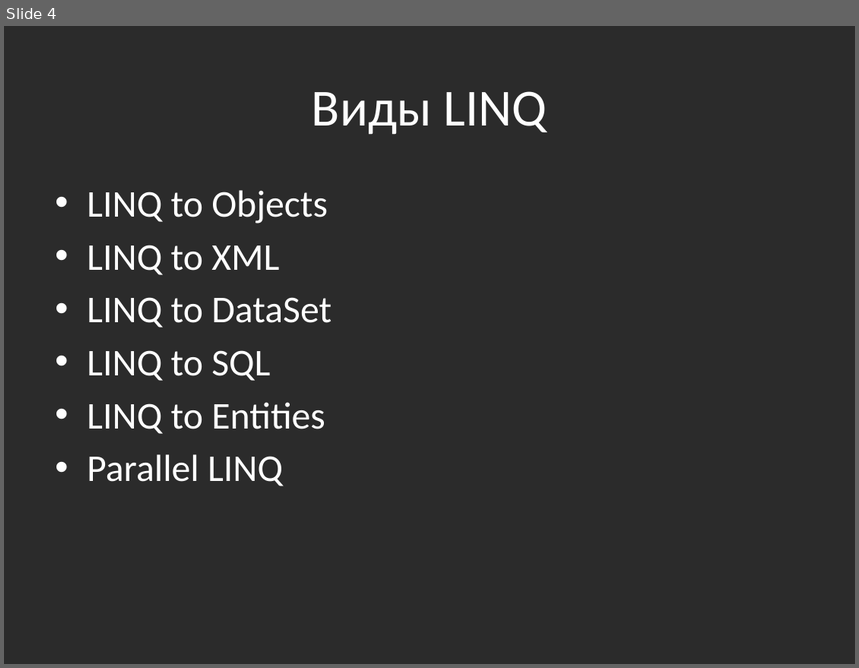
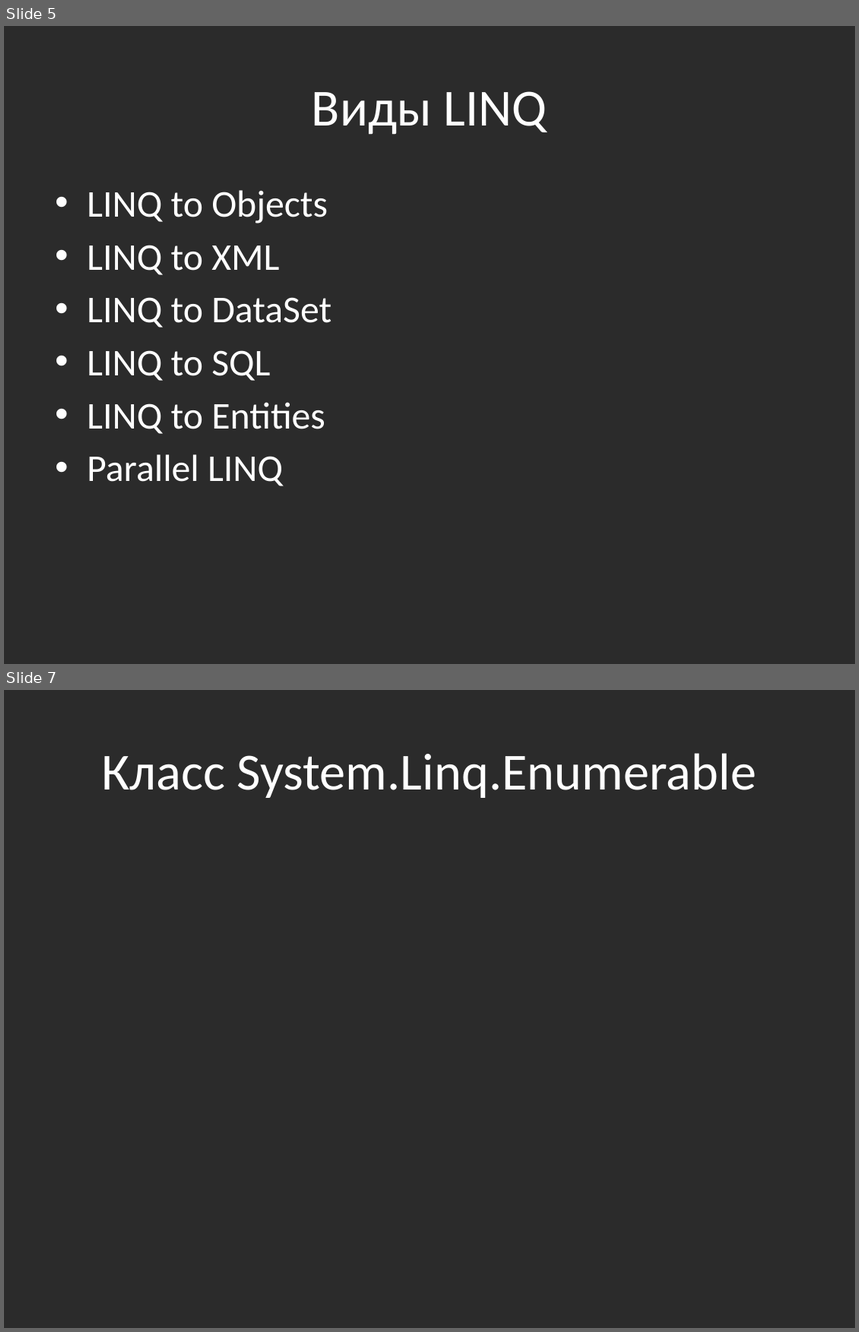
Before and after one commit to bazile/Training, a slide deck: Presentation/lesson-11.pptx. Shown one above the other, each under a label of ours: slide 4 before the commit, slides 5 and 7 after it; the slides between them are not shown. The pictures are 859x668 and 859x1332 pixels, drawn with LibreOffice and Linux fonts; fonts in the diff are those of the drawing; background and template pictures are left out; a plain dark background stands for a picture behind light text. Boxes give left, top, right and bottom in pixels: in the first picture for what was removed or moved away, otherwise in the second. Text is boxed around its words. In the diff, an @@ line names an element or a change of style, - is before the commit and + after.

Commit message:
Updated LINQ presentation
Extension methods, morelinq library

```diff
--- a/Presentation/lesson-11.pptx
+++ b/Presentation/lesson-11.pptx
@@ slide 7 added at box(4, 690, 855, 1328), background picture (left out) @@
@@ title added at box(102, 753, 756, 798), 44 pt, text #FFFFFF @@
+Класс System.Linq.Enumerable
@@ what was slide 4 is now slide 5 @@
```
Also in this commit, not shown: 5 other slides added.
